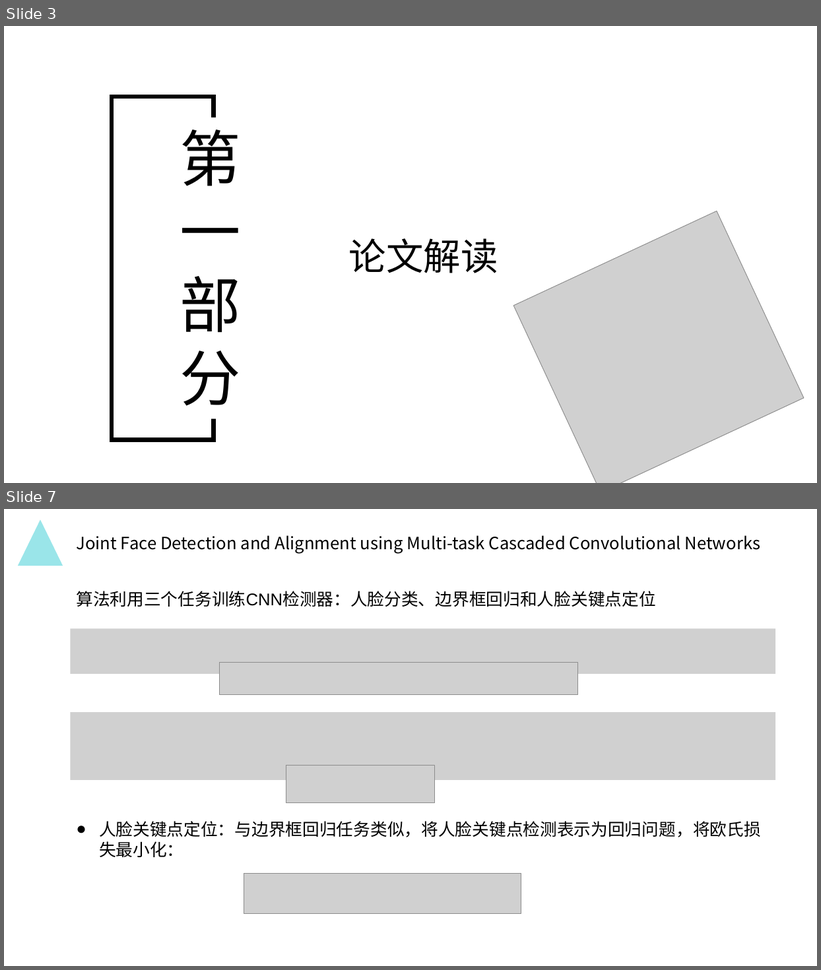
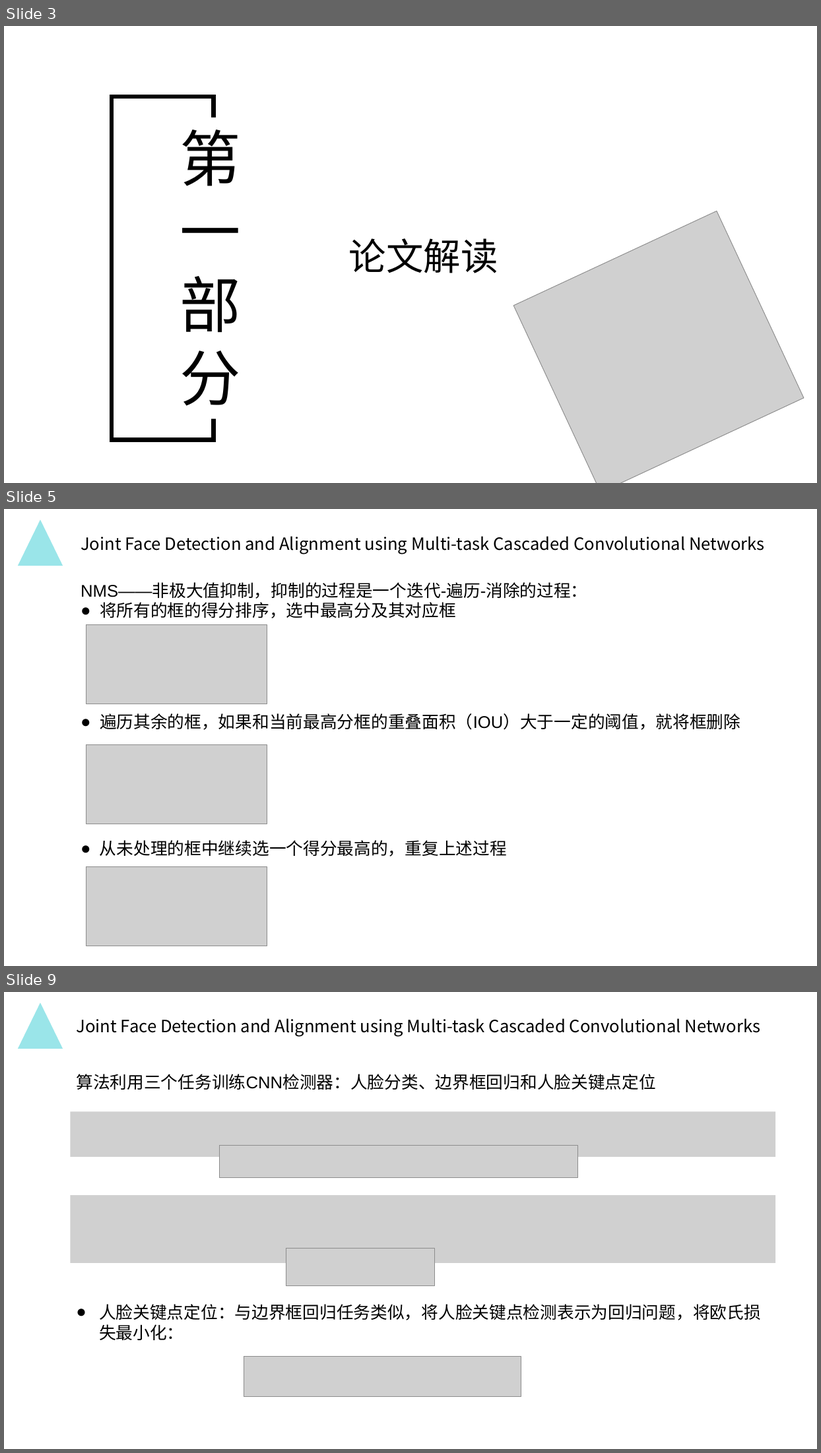
Before and after one commit to MydrBH/201720121206LvCheng, a slide deck: 中期报告.pptx. Shown one above the other, each under a label of ours: slides 3 and 7 before the commit, slides 3, 5 and 9 after it; the slides between them are not shown. The pictures are 821x970 and 821x1453 pixels, drawn with LibreOffice and Linux fonts; fonts in the diff are those of the drawing; grey boxes stand for pictures; background and template pictures are left out. Boxes give left, top, right and bottom in pixels: in the first picture for what was removed or moved away, otherwise in the second. Text is boxed around its words. In the diff, an @@ line names an element or a change of style, - is before the commit and + after.

```diff
--- a/中期报告.pptx
+++ b/中期报告.pptx
@@ slide 5 added at (4,509,817,966), background picture (left out) @@
@@ triangle added at (18,520,63,566), fill #9AE5E9 @@
@@ text added at (81,536,765,555), 20 pt, text #000000 @@
+Joint Face Detection and Alignment using Multi-task Cascaded Convolutional Networks
@@ text added at (81,583,588,619), 20 pt, text #000000 @@
+NMS——非极大值抑制，抑制的过程是一个迭代-遍历-消除的过程：
+● 将所有的框的得分排序，选中最高分及其对应框
@@ picture added at (86,625,267,704) @@
@@ text added at (159,641,372,654), 12 pt, text #FFFFFF @@
+点击输入简要文本内容，文字内容需概况精炼的说明
@@ text added at (100,714,741,730), 20 pt, text #000000 @@
+● 遍历其余的框，如果和当前最高分框的重叠面积（IOU）大于一定的阈值，就将框删除
@@ text added at (533,724,746,730), 12 pt, text #FFFFFF @@
+点击输入简要文本内容，文字内容需概况精炼的说明该分项内容licai2011专业设计……
@@ text added at (533,714,608,722), 14.7 pt, text #FFFFFF @@
+点击添加文本
@@ picture added at (86,745,267,824) @@
@@ text added at (69,770,143,787), 14.7 pt, text #FFFFFF @@
+点击添加文本
@@ text added at (69,789,333,814), 12 pt, text #FFFFFF @@
+点击输入简要文本内容，文字内容需概况精炼的说明该分项内容licai2011专业设计……
@@ text added at (100,840,507,857), 20 pt, text #000000 @@
+● 从未处理的框中继续选一个得分最高的，重复上述过程
@@ picture added at (86,867,267,947) @@
@@ what was slide 7 is now slide 9 @@
```
Also in this commit, not shown: 12 slides changed, 6 other slides added, 1 slide removed.
